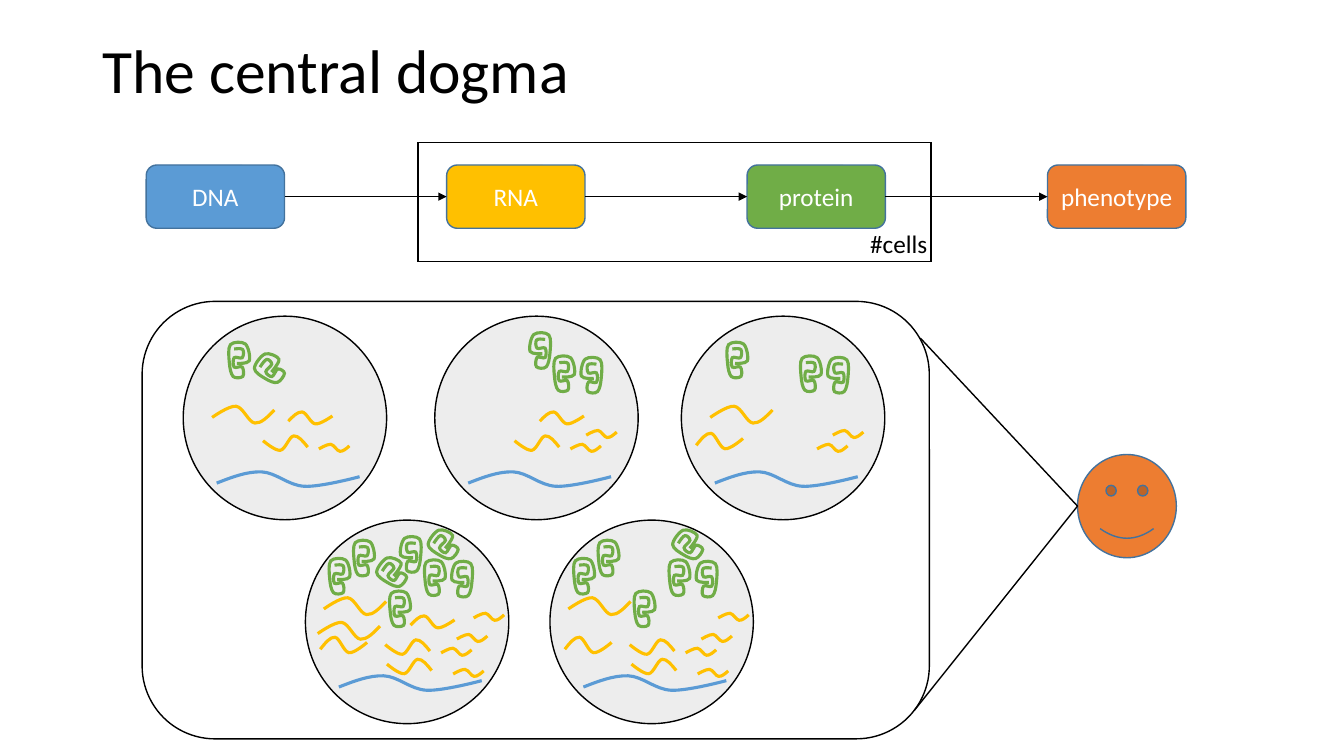
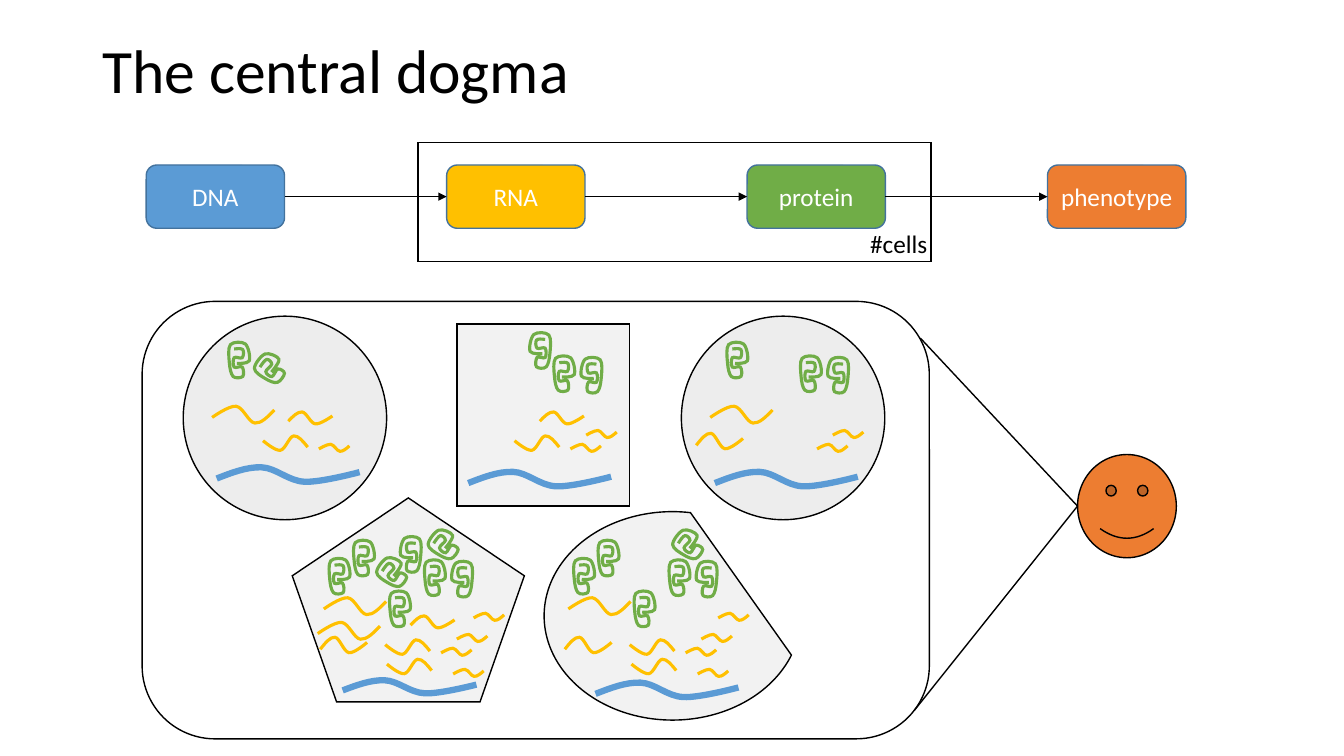
Before and after one commit to lmrl-bio/lmrl-bio.github.io, a slide deck: slide 3 of hostedfiles/datacrashcourse.pptx. Drawn at 1344x756 pixels with LibreOffice and Linux fonts; fonts in the diff are those of the drawing. Boxes give left, top, right and bottom in pixels: in the first picture for what was removed or moved away, otherwise in the second. Text is boxed around its words. In the diff, an @@ line names an element or a change of style, - is before the commit and + after.

```diff
--- a/hostedfiles/datacrashcourse.pptx
+++ b/hostedfiles/datacrashcourse.pptx
@@ ellipse removed at (435, 317, 638, 520) @@
@@ rectangle added at (457, 325, 630, 506), fill #F2F2F2, outline #000000 1 pt @@
@@ freeform shape: place and size @@
-freeform shape at (217, 472, 360, 486)
+freeform shape at (217, 468, 360, 482)
@@ smiley face at (1078, 455, 1177, 558): outline #43739E 1 pt to #000000 1 pt @@
@@ pentagon added at (292, 498, 524, 702), fill #F2F2F2, outline #000000 1 pt @@
@@ ellipse removed at (306, 520, 509, 724) @@
@@ chord (boxed as its full ellipse) added at (544, 512, 802, 721), fill #F2F2F2, outline #000000 1 pt @@
@@ ellipse removed at (551, 520, 754, 724) @@
@@ outline #5B9BD5 2.25 pt to #5B9BD5 4.5 pt in 5 elements at (469, 472, 612, 486), (715, 472, 858, 486), (217, 468, 360, 482), (596, 683, 739, 697), (343, 681, 477, 694) @@
@@ freeform shape: place and size @@
-freeform shape at (339, 676, 482, 690)
+freeform shape at (343, 681, 477, 694)
@@ freeform shape: place and size @@
-freeform shape at (584, 676, 727, 690)
+freeform shape at (596, 683, 739, 697)
```
Also in this commit, not shown: 16 other slides changed, 1 slide added, 1 slide removed.
